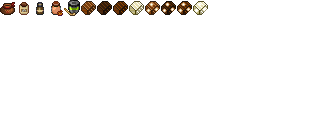
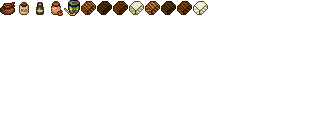
Comparing the layer stacks of the two w=320, h=128 images. Changes:
added layer "Layer 2" above "Layer 1" over [146, 2, 207, 14]
